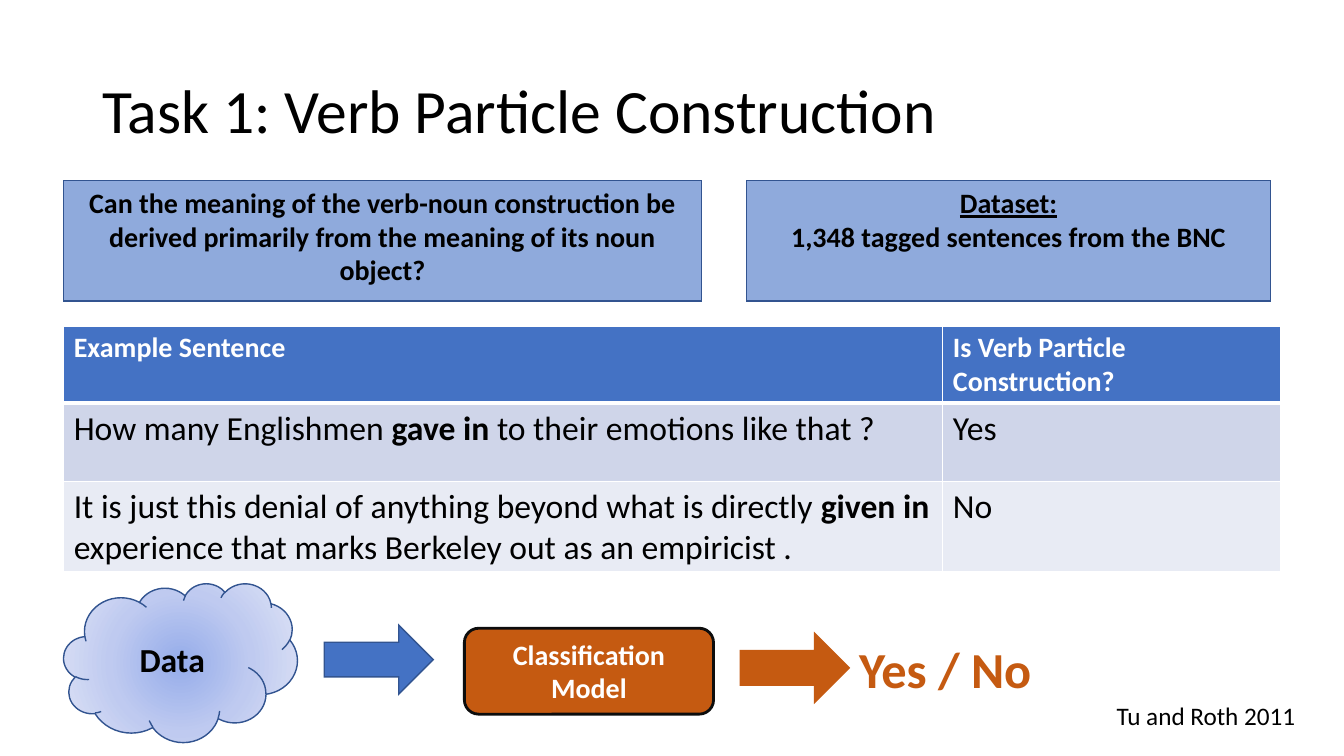
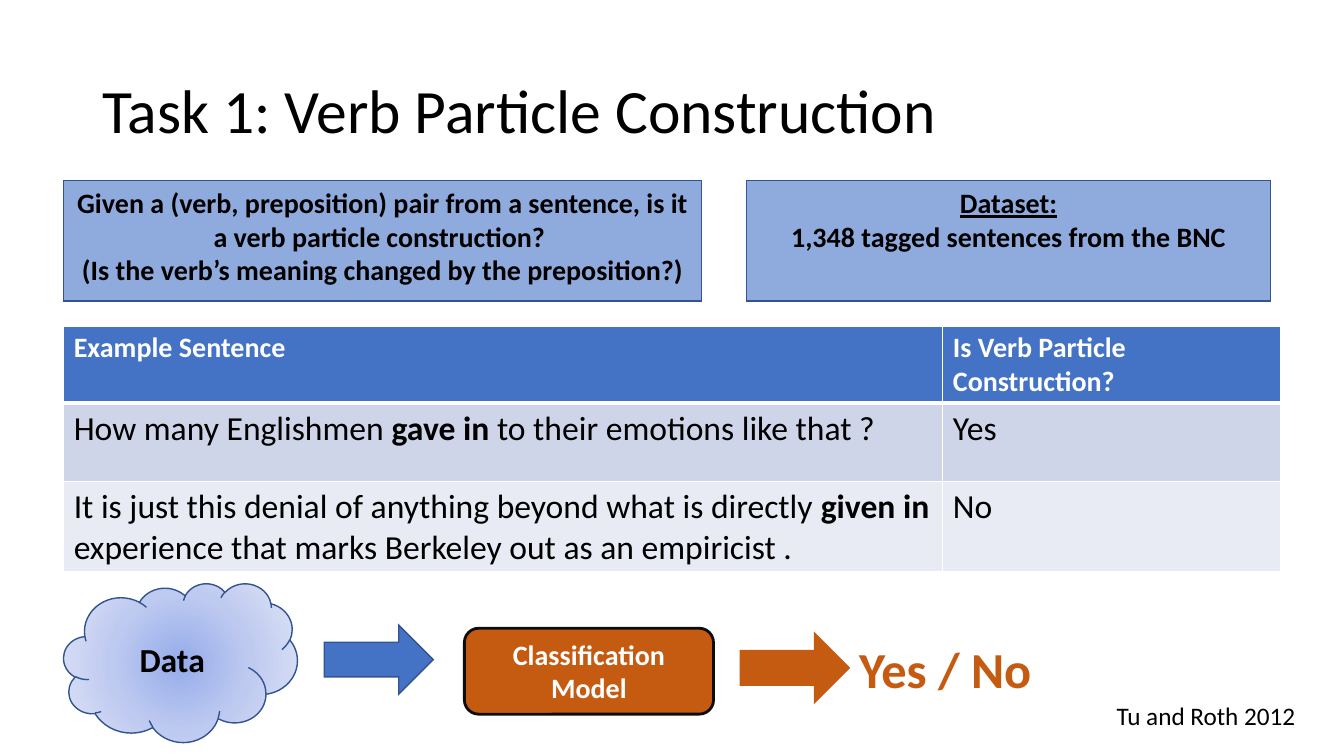
Before and after one commit to spacemanidol/AnalyzingNeuralLanguageModelsGroup1, a slide deck: slide 28 of PaperPresentation02202020.pptx (slide 31 before the commit). Drawn at 1344x756 pixels with LibreOffice and Linux fonts; fonts in the diff are those of the drawing. Boxes give left, top, right and bottom in pixels: in the first picture for what was removed or moved away, otherwise in the second. Text is boxed around its words. In the diff, an @@ line names an element or a change of style, - is before the commit and + after.

```diff
--- a/PaperPresentation02202020.pptx
+++ b/PaperPresentation02202020.pptx
@@ text in rectangle at box(77, 192, 688, 285): text changed @@
-Can the meaning of the verb-noun construction be derived primarily from the meaning of its noun object?
+Given a (verb, preposition) pair from a sentence, is it a verb particle construction?
+(Is the verb’s meaning changed by the preposition?)
@@ text at box(1117, 707, 1295, 726): text changed @@
-Tu and Roth 2011
+Tu and Roth 2012
```
Also in this commit, not shown: 18 other slides changed, 22 slides added, 11 slides removed.
